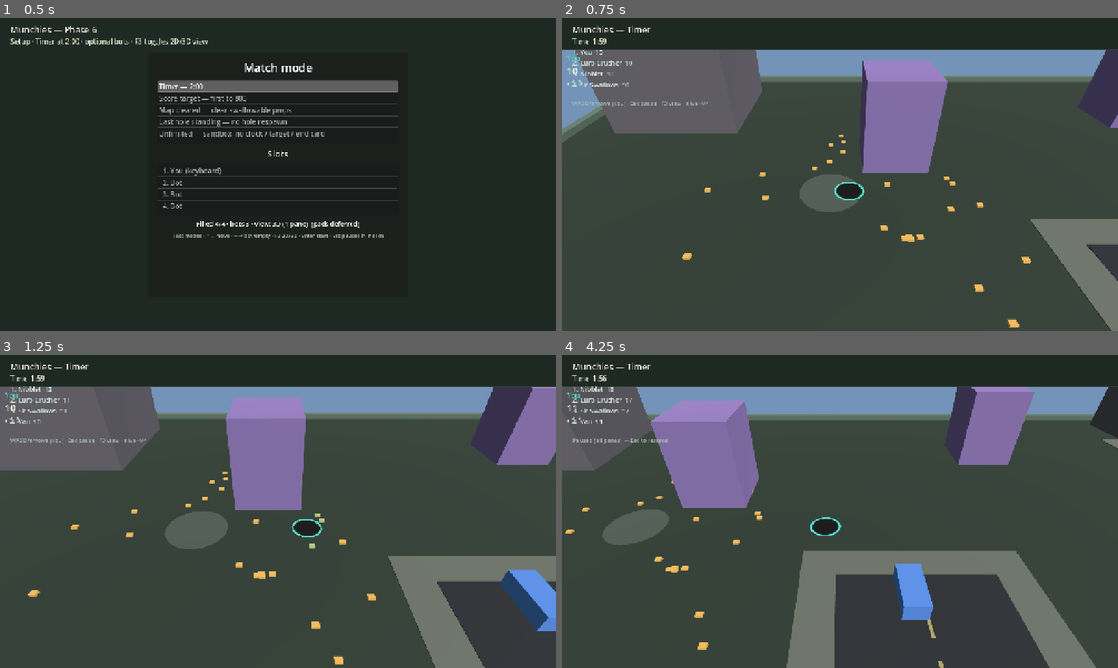
Above: before the commit, frames 1-4 (two rows, left to right).
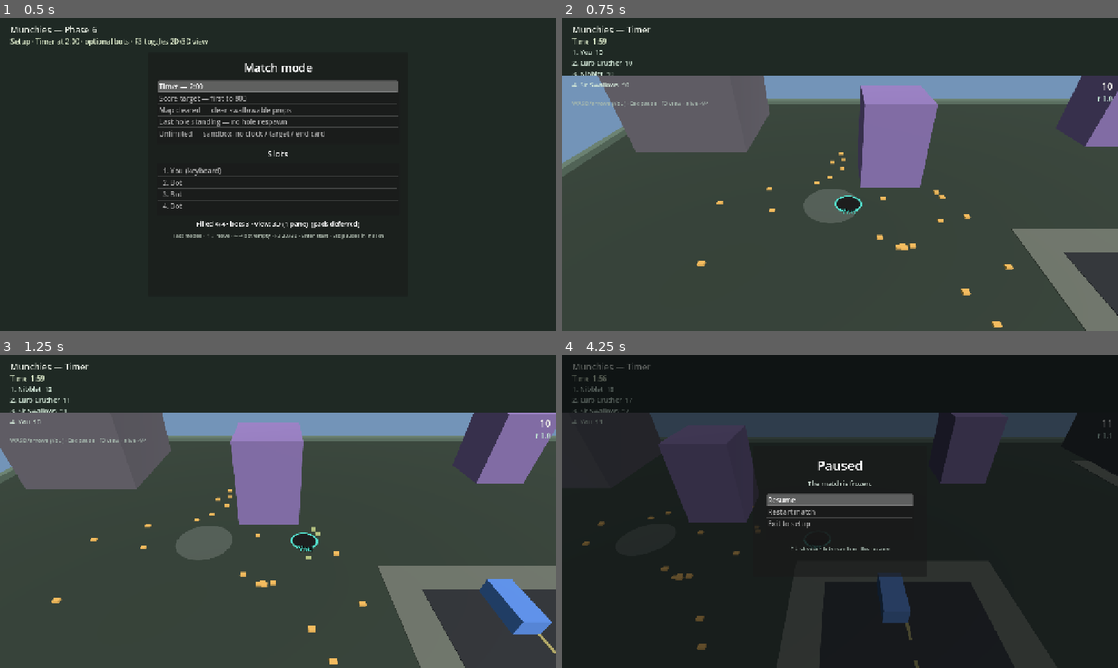
Above: after the commit, the same moments.

Repository: yelsayd/munchies
Game: Godot game, scene res://scenes/main.tscn
Two runs of this game, one before a commit and one after it. Both use one fixed random seed, a clock stepped at 60 frames per second and the inputs below.
Inputs:
- Up to frame 1 (0.5 s): no input
- Up to frame 2 (0.75 s): tap Enter (confirm) at 0.5, 0.6 s; hold D (move_right) from 0.53 s (still down)
- Up to frame 3 (1.25 s): keep holding D (move_right)
- Up to frame 4 (4.25 s): release D (move_right) at 1.28 s; hold S (move_down) 1.28-2.03 s; tap Enter (confirm) at 1.35, 2.3, 2.85, 3.6 s; hold D (move_right) 2.03-2.78 s; hold Tab 2.03-2.78 s; hold W (move_up) 2.78-3.53 s; hold A (move_left) from 3.53 s (still down); tap Escape (pause) at 4.15 s

Frame 1 is identical in both runs. In frame 2, 23% of the frame differs, in the area x 0-100%, y 10-100%; in frame 3, 24%; in frame 4, 82%, in the area x 0-100%, y 2-100%.

Commit message:
Fix HUD overlap, hole nametags, rival audio duck, pause menu.
Move pane score/radius to the top-right and grow the HUD band for the
leaderboard. Draw each hole's name under the rim (2D + Label3D). Duck
rival swallow blips so yours stay clear. Esc opens a dimmed pause overlay
with Resume, Restart, and Exit to setup.

Co-authored-by: Yasser Elsayed <yelsayd@users.noreply.github.com>

Diff:
--- a/scenes/main.tscn
+++ b/scenes/main.tscn
@@ -192,3 +192,75 @@
 theme_override_font_sizes/font_size = 13
 text = "Enter/Space — back to setup"
 horizontal_alignment = 1
+
+[node name="Pause" type="Control" parent="HUD"]
+visible = false
+anchors_preset = 15
+anchor_right = 1.0
+anchor_bottom = 1.0
+grow_horizontal = 2
+grow_vertical = 2
+mouse_filter = 0
+
+[node name="Dim" type="ColorRect" parent="HUD/Pause"]
+layout_mode = 1
+anchors_preset = 15
+anchor_right = 1.0
+anchor_bottom = 1.0
+grow_horizontal = 2
+grow_vertical = 2
+mouse_filter = 2
+color = Color(0.02, 0.03, 0.04, 0.62)
+
+[node name="Panel" type="PanelContainer" parent="HUD/Pause"]
+layout_mode = 1
+anchors_preset = 8
+anchor_left = 0.5
+anchor_top = 0.5
+anchor_right = 0.5
+anchor_bottom = 0.5
+offset_left = -200.0
+offset_top = -150.0
+offset_right = 200.0
+offset_bottom = 150.0
+grow_horizontal = 2
+grow_vertical = 2
+
+[node name="Margin" type="MarginContainer" parent="HUD/Pause/Panel"]
+layout_mode = 2
+theme_override_constants/margin_left = 28
+theme_override_constants/margin_top = 22
+theme_override_constants/margin_right = 28
+theme_override_constants/margin_bottom = 22
+
+[node name="VBox" type="VBoxContainer" parent="HUD/Pause/Panel/Margin"]
+layout_mode = 2
+theme_override_constants/separation = 10
+
+[node name="PauseTitle" type="Label" parent="HUD/Pause/Panel/Margin/VBox"]
+layout_mode = 2
+theme_override_font_sizes/font_size = 30
+text = "Paused"
+horizontal_alignment = 1
+
+[node name="PauseBody" type="Label" parent="HUD/Pause/Panel/Margin/VBox"]
+layout_mode = 2
+theme_override_colors/font_color = Color(0.78, 0.84, 0.8, 1)
+theme_override_font_sizes/font_size = 15
+text = "The match is frozen."
+horizontal_alignment = 1
+
+[node name="PauseList" type="ItemList" parent="HUD/Pause/Panel/Margin/VBox"]
+custom_minimum_size = Vector2(0, 110)
+layout_mode = 2
+focus_mode = 0
+allow_reselect = true
+auto_height = true
+item_count = 0
+
+[node name="PauseHint" type="Label" parent="HUD/Pause/Panel/Margin/VBox"]
+layout_mode = 2
+theme_override_colors/font_color = Color(0.65, 0.72, 0.68, 1)
+theme_override_font_sizes/font_size = 12
+text = "↑↓ choose · Enter confirm · Esc resume"
+horizontal_alignment = 1
--- a/scripts/main.gd
+++ b/scripts/main.gd
@@ -16,6 +16,11 @@
 const SWALLOW_DROP_M := 5.5
 const PANE_GAP := 3.0
 const TOP_HUD_BAND := 72.0
+## Extra HUD band height per leaderboard row (multiplayer).
+const TOP_HUD_ROW := 18.0
+## Swallow blip: your hole loud, rivals duck so yours stays clear.
+const BLIP_VOL_MINE_DB := -5.0
+const BLIP_VOL_OTHER_DB := -26.0
 ## 3D camera: height / back offset in hole-radii (tilted chase).
 const CAM3D_HEIGHT_MULT := 9.0
 const CAM3D_BACK_MULT := 11.0
@@ -23,6 +28,7 @@
 
 enum Screen { SETUP, PLAYING, ENDED }
 enum SetupFocus { MODES, SLOTS }
+enum PauseChoice { RESUME, RESTART, EXIT }
 
 @onready var world: Node2D = $World
 @onready var world_hold: Node2D = $WorldHold
@@ -44,11 +50,14 @@
 @onready var end_title: Label = $HUD/EndCard/Margin/VBox/EndTitle
 @onready var end_scores: Label = $HUD/EndCard/Margin/VBox/EndScores
 @onready var end_hint: Label = $HUD/EndCard/Margin/VBox/EndHint
+@onready var pause_overlay: Control = $HUD/Pause
+@onready var pause_list: ItemList = $HUD/Pause/Panel/Margin/VBox/PauseList
 @onready var blip_player: AudioStreamPlayer = $BlipPlayer
 @onready var split_layer: CanvasLayer = $SplitLayer
 
 var sim: MunchiesSim
 var _paused := false
+var _pause_cursor: int = 0
 var _screen: Screen = Screen.SETUP
 var _mode_index: int = 0 ## Timer highlighted by default
 var _setup_focus: SetupFocus = SetupFocus.MODES
@@ -92,11 +101,15 @@
 	pane_host.set_anchors_preset(Control.PRESET_FULL_RECT)
 	pane_host.offset_top = TOP_HUD_BAND
 	split_layer.visible = false
+	pause_overlay.visible = false
 	# Script owns ↑↓; ItemLists must not also consume ui_up/ui_down via focus.
 	setup_list.focus_mode = Control.FOCUS_NONE
 	slot_list.focus_mode = Control.FOCUS_NONE
+	pause_list.focus_mode = Control.FOCUS_NONE
 	setup_list.item_clicked.connect(_on_mode_item_clicked)
 	slot_list.item_clicked.connect(_on_slot_item_clicked)
+	pause_list.item_clicked.connect(_on_pause_item_clicked)
+	_build_pause_list()
 	_build_setup_list()
 	_refresh_slot_list()
 	_show_setup()
@@ -187,7 +200,7 @@
 
 func _show_setup() -> void:
 	_screen = Screen.SETUP
-	_paused = false
+	_set_paused(false)
 	_teardown_panes()
 	split_layer.visible = false
 	setup_panel.visible = true
@@ -253,7 +266,7 @@
 	for h_v in sim.holes:
 		var h: Dictionary = h_v
 		_last_grow_radius[int(h["id"])] = float(h["radius"])
-	_paused = false
+	_set_paused(false)
 	_screen = Screen.PLAYING
 	setup_panel.visible = false
 	end_panel.visible = false
@@ -356,14 +369,21 @@
 
 
 func _process_playing(dt: float) -> void:
+	if _paused:
+		_process_pause_menu()
+		_update_hud()
+		return
+
 	# Shared pause: Esc freezes the whole sim for every pane.
 	if Input.is_action_just_pressed("pause"):
-		_paused = not _paused
+		_set_paused(true)
+		_update_hud()
+		return
 
 	if Input.is_action_just_pressed("toggle_view"):
 		_toggle_view_mode()
 
-	if not _paused and not sim.match_over:
+	if not sim.match_over:
 		var inputs := _collect_inputs()
 		var events: Array = sim.step(inputs, dt)
 		_handle_events(events)
@@ -380,6 +400,53 @@
 			world3d.sync_from_sim()
 	elif world != null:
 		world.queue_redraw()
+
+
+func _build_pause_list() -> void:
+	pause_list.clear()
+	pause_list.add_item("Resume")
+	pause_list.add_item("Restart match")
+	pause_list.add_item("Exit to setup")
+	_pause_cursor = 0
+	pause_list.select(_pause_cursor)
+
+
+func _on_pause_item_clicked(index: int, _at_position: Vector2, _mouse_button_index: int) -> void:
+	_pause_cursor = clampi(index, 0, pause_list.item_count - 1)
+	pause_list.select(_pause_cursor)
+	_confirm_pause_choice()
+
+
+func _set_paused(paused: bool) -> void:
+	_paused = paused
+	pause_overlay.visible = paused and _screen == Screen.PLAYING
+	if paused:
+		_pause_cursor = 0
+		pause_list.select(_pause_cursor)
+
+
+func _process_pause_menu() -> void:
+	if Input.is_action_just_pressed("pause"):
+		_set_paused(false)
+		return
+	if Input.is_action_just_pressed("ui_up") or Input.is_action_just_pressed("move_up"):
+		_pause_cursor = (_pause_cursor - 1 + pause_list.item_count) % pause_list.item_count
+		pause_list.select(_pause_cursor)
+	elif Input.is_action_just_pressed("ui_down") or Input.is_action_just_pressed("move_down"):
+		_pause_cursor = (_pause_cursor + 1) % pause_list.item_count
+		pause_list.select(_pause_cursor)
+	if Input.is_action_just_pressed("confirm"):
+		_confirm_pause_choice()
+
+
+func _confirm_pause_choice() -> void:
+	match _pause_cursor:
+		PauseChoice.RESUME:
+			_set_paused(false)
+		PauseChoice.RESTART:
+			_start_match()
+		PauseChoice.EXIT:
+			_show_setup()
 
 
 func _process_ended() -> void:
@@ -432,11 +499,18 @@
 				"tip_dy": float(ev.get("tip_dy", 0.0)),
 			})
 			# Rim flash is grow-only — swallow still gets an audio blip.
+			# Duck rivals so your own swallows stay clear.
 			if blip_player.stream != null:
+				var mine := _keyboard_hole()
+				var mine_id: int = int(mine.get("id", -1)) if not mine.is_empty() else -1
+				blip_player.volume_db = (
+					BLIP_VOL_MINE_DB if hid == mine_id else BLIP_VOL_OTHER_DB
+				)
 				blip_player.pitch_scale = 1.0 + 0.04 * float(ev.get("tier", 0))
 				blip_player.play()
 		elif kind == MunchiesSim.EVENT_ELIMINATED:
 			if blip_player.stream != null:
+				blip_player.volume_db = BLIP_VOL_MINE_DB
 				blip_player.pitch_scale = 0.7
 				blip_player.play()
 
@@ -644,40 +718,52 @@
 	world.queue_redraw()
 
 
-func _make_pane_overlay(frame: Control, hole: Dictionary, slot_fallback: int) -> Dictionary:
+func _make_pane_overlay(frame: Control, hole: Dictionary, _slot_fallback: int) -> Dictionary:
+	## Local score/radius sit top-right so they never clash with the left leaderboard.
+	## Hole names live on the hole mesh / 2D draw, not here.
 	var overlay := MarginContainer.new()
 	overlay.set_anchors_preset(Control.PRESET_FULL_RECT)
 	overlay.mouse_filter = Control.MOUSE_FILTER_IGNORE
 	overlay.add_theme_constant_override("margin_left", 10)
 	overlay.add_theme_constant_override("margin_top", 8)
-	overlay.add_theme_constant_override("margin_right", 10)
+	overlay.add_theme_constant_override("margin_right", 12)
 	overlay.add_theme_constant_override("margin_bottom", 8)
 	frame.add_child(overlay)
+
+	var row := HBoxContainer.new()
+	row.mouse_filter = Control.MOUSE_FILTER_IGNORE
+	overlay.add_child(row)
+
+	var spacer := Control.new()
+	spacer.mouse_filter = Control.MOUSE_FILTER_IGNORE
+	spacer.size_flags_horizontal = Control.SIZE_EXPAND_FILL
+	row.add_child(spacer)
 
 	var vbox := VBoxContainer.new()
 	vbox.mouse_filter = Control.MOUSE_FILTER_IGNORE
 	vbox.add_theme_constant_override("separation", 2)
-	overlay.add_child(vbox)
-
-	var name_l := Label.new()
-	var slot: int = int(hole.get("slot", slot_fallback))
-	var ring: Color = MunchiesSim.HOLE_RING_COLORS[clampi(slot, 0, MunchiesSim.HOLE_RING_COLORS.size() - 1)]
-	name_l.text = str(hole.get("name", "Hole"))
-	name_l.add_theme_color_override("font_color", ring)
-	name_l.add_theme_font_size_override("font_size", 16)
-	vbox.add_child(name_l)
+	row.add_child(vbox)
 
 	var score_l := Label.new()
+	score_l.horizontal_alignment = HORIZONTAL_ALIGNMENT_RIGHT
 	score_l.add_theme_color_override("font_color", Color(0.95, 0.95, 0.92))
 	score_l.add_theme_font_size_override("font_size", 22)
 	vbox.add_child(score_l)
 
 	var radius_l := Label.new()
+	radius_l.horizontal_alignment = HORIZONTAL_ALIGNMENT_RIGHT
 	radius_l.add_theme_color_override("font_color", Color(0.75, 0.88, 0.82))
 	radius_l.add_theme_font_size_override("font_size", 16)
 	vbox.add_child(radius_l)
 
 	return {"score": score_l, "radius": radius_l}
+
+
+func _hud_band_height() -> float:
+	## Leave room for title + mode + leaderboard so it does not sit on the world.
+	if sim != null and sim.holes.size() > 1:
+		return 52.0 + float(sim.holes.size()) * TOP_HUD_ROW + 8.0
+	return TOP_HUD_BAND
 
 
 func _keyboard_hole() -> Dictionary:
@@ -856,6 +942,7 @@
 func _update_hud() -> void:
 	if _screen != Screen.PLAYING or sim == null or sim.config == null:
 		return
+	pane_host.offset_top = _hud_band_height()
 	title_label.text = "Munchies — %s" % sim.config.label()
 	mode_line.text = _mode_line_text()
 	if sim.holes.size() > 1:
@@ -863,13 +950,13 @@
 		score_label.text = _leaderboard_text()
 		radius_label.text = ""
 	elif use_3d_view:
-		score_label.text = "3D spike · 1 pane (split deferred) · F3 → 2D"
+		score_label.text = "3D · F3 → 2D"
 		radius_label.text = ""
 	else:
 		score_label.text = "2D · F3 → 3D"
 		radius_label.text = ""
 	if _paused:
-		hint_label.text = "Paused (all panes) — Esc to resume"
+		hint_label.text = ""
 	elif sim.config.mode == MatchConfig.Mode.UNLIMITED:
 		# Unlimited: no clock, no target, no end card.
 		hint_label.text = "Unlimited sandbox — Esc pause · F3 view · leave running"
--- a/scripts/world_view.gd
+++ b/scripts/world_view.gd
@@ -110,16 +110,21 @@
 		draw_circle(hpos, hr, Color(0.04, 0.04, 0.05))
 		draw_arc(hpos, hr * 0.72, 0.0, TAU, 48, Color(0.08, 0.08, 0.10, 0.7), 2.0, true)
 		draw_arc(hpos, hr, 0.0, TAU, 64, ring, 3.0, true)
+		# Name sits under the hole so it does not fight the HUD.
 		var label: String = str(hole.get("name", ""))
-		draw_string(
-			ThemeDB.fallback_font,
-			hpos + Vector2(-24, -hr - 10),
-			label,
-			HORIZONTAL_ALIGNMENT_LEFT,
-			-1,
-			14,
-			ring
-		)
+		if not label.is_empty():
+			var font: Font = ThemeDB.fallback_font
+			var fs := 14
+			var tw: float = font.get_string_size(label, HORIZONTAL_ALIGNMENT_LEFT, -1, fs).x
+			draw_string(
+				font,
+				hpos + Vector2(-tw * 0.5, hr + 16.0),
+				label,
+				HORIZONTAL_ALIGNMENT_LEFT,
+				-1,
+				fs,
+				ring
+			)
 
 		if host.grow_flash > 0.0 and int(hole["id"]) == int(host.grow_flash_hole):
 			var flash_a: float = clampf(host.grow_flash / 0.34, 0.0, 1.0)
--- a/scripts/world_view_3d.gd
+++ b/scripts/world_view_3d.gd
@@ -209,7 +209,13 @@
 		# Recreate if rim is not the current flat-ring ArrayMesh (old cylinder/torus rims).
 		if root != null:
 			var rim_n: MeshInstance3D = root.get_node_or_null("Rim") as MeshInstance3D
-			if rim_n == null or not (rim_n.mesh is ArrayMesh) or not bool(rim_n.get_meta("flat_ring", false)):
+			var needs_rebuild: bool = (
+				rim_n == null
+				or not (rim_n.mesh is ArrayMesh)
+				or not bool(rim_n.get_meta("flat_ring", false))
+				or root.get_node_or_null("Name") == null
+			)
+			if needs_rebuild:
 				root.queue_free()
 				_hole_nodes.erase(id)
 				root = null
@@ -435,6 +441,25 @@
 	flash.visible = false
 	root.add_child(flash)
 
+	# Billboard name under the rim (counter-scaled in _place_hole so radius growth
+	# does not stretch the glyphs).
+	var slot: int = int(hole.get("slot", 0))
+	var ring_col: Color = MunchiesSim.HOLE_RING_COLORS[
+		clampi(slot, 0, MunchiesSim.HOLE_RING_COLORS.size() - 1)
+	]
+	var nametag := Label3D.new()
+	nametag.name = "Name"
+	nametag.text = str(hole.get("name", ""))
+	nametag.font_size = 42
+	nametag.pixel_size = 0.014
+	nametag.billboard = BaseMaterial3D.BILLBOARD_ENABLED
+	nametag.no_depth_test = true
+	nametag.outline_size = 10
+	nametag.outline_modulate = Color(0.02, 0.02, 0.03, 0.85)
+	nametag.modulate = ring_col
+	nametag.position = Vector3(0.0, 0.28, 1.2)
+	root.add_child(nametag)
+
 	return root
 
 
@@ -472,6 +497,15 @@
 	var ring: Color = MunchiesSim.HOLE_RING_COLORS[clampi(slot, 0, MunchiesSim.HOLE_RING_COLORS.size() - 1)]
 	var rim: MeshInstance3D = root.get_node("Rim") as MeshInstance3D
 	var flash: MeshInstance3D = root.get_node("Flash") as MeshInstance3D
+	var nametag: Label3D = root.get_node_or_null("Name") as Label3D
+	if nametag != null:
+		nametag.text = str(hole.get("name", ""))
+		nametag.modulate = ring
+		# Keep glyph size + “just outside rim” placement stable as the hole grows.
+		var inv: float = 1.0 / maxf(r, 0.01)
+		nametag.scale = Vector3(inv, 1.0, inv)
+		nametag.position = Vector3(0.0, 0.28, 1.15)
+
 	var growing: bool = (
 		host != null
 		and host.grow_flash > 0.0
